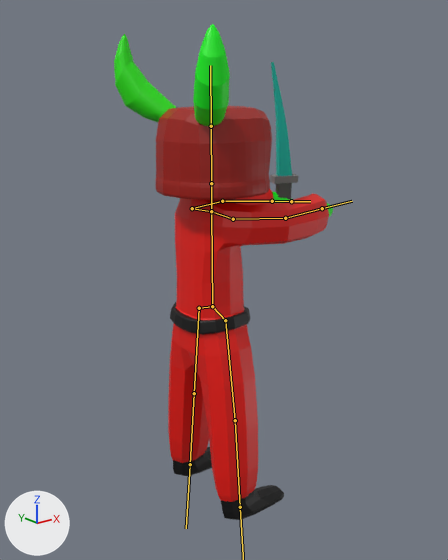
Before and after pictures for a commit that changed the FBX model 3D Template/Assets/Thomas/npc.fbx.
Camera for both pictures: a 50 mm lens placed at (8.91, 29.97, 2.0), pointed at (12.31, 34.22, 0.3). Every picture has the same lights, and +X, +Y and +Z are marked at lower left. Both versions are drawn at frame 1 of the action 'hit'; the numbers are the values there. The bones that bend it are drawn over the model as lines.
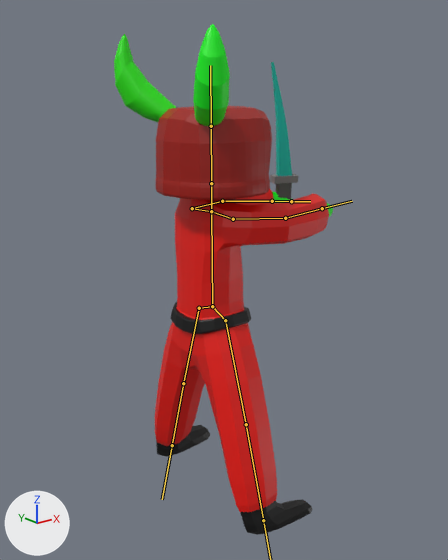
Boxes (x1, y1, x2, y2) around the edits, measured in the pictures (448 x 560 px):
'Cube.015', posed
    before: (114, 24, 333, 520)
    after: (114, 24, 333, 534)
bone 'Bone.010', root to tip
    before: (225, 320) to (235, 420)
    after: (225, 320) to (246, 424)
bone 'Bone.011', root to tip
    before: (235, 420) to (240, 507)
    after: (246, 424) to (263, 520)
bone 'Bone.013', root to tip
    before: (199, 308) to (194, 393)
    after: (199, 308) to (183, 383)
bone 'Bone.014', root to tip
    before: (194, 393) to (190, 464)
    after: (183, 383) to (172, 445)

The edits, one by one:
Bone 'Bone.010' (bone_bone_010) turns from (8, -1, -1) to (19, 4, 0) degrees about its own x, y and z.
Bone 'Bone.011' (bone_bone_011) turns from (-1, 0, 0) to (0, 0, 0) degrees about its own x, y and z.
Bone 'Bone.013' (bone_bone_013) turns from (7, 0, 0) to (18, -3, -1) degrees about its own x, y and z.
Bone 'Bone.014' (bone_bone_014) turns from (1, 0, 0) to (0, 0, 0) degrees about its own x, y and z.
